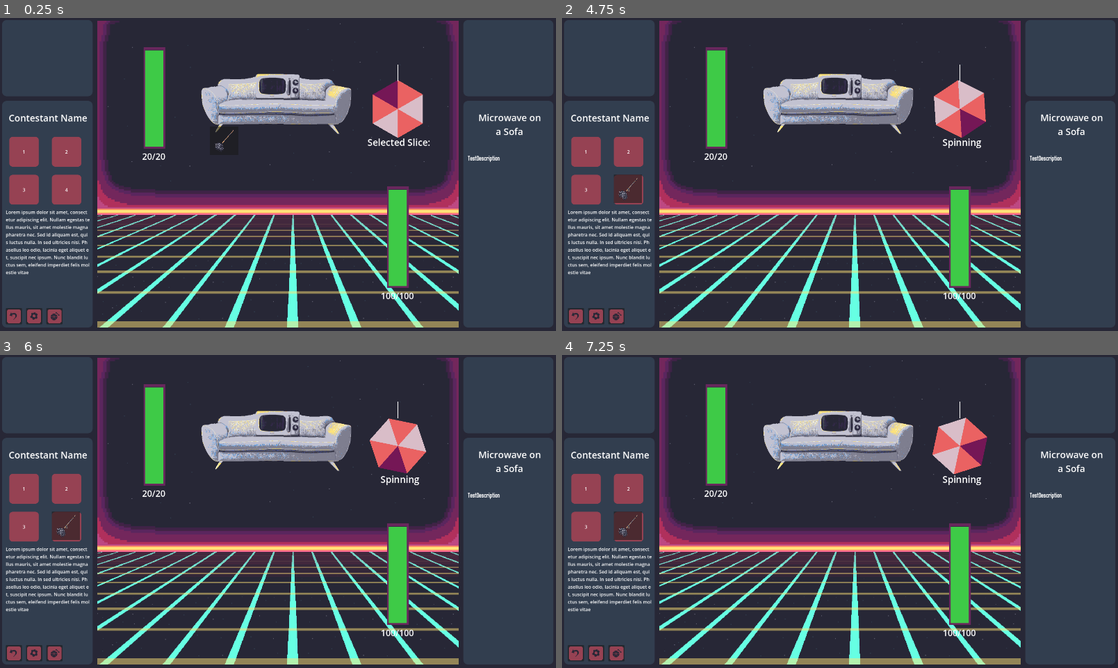
Above: before the commit, frames 1-4 (two rows, left to right).
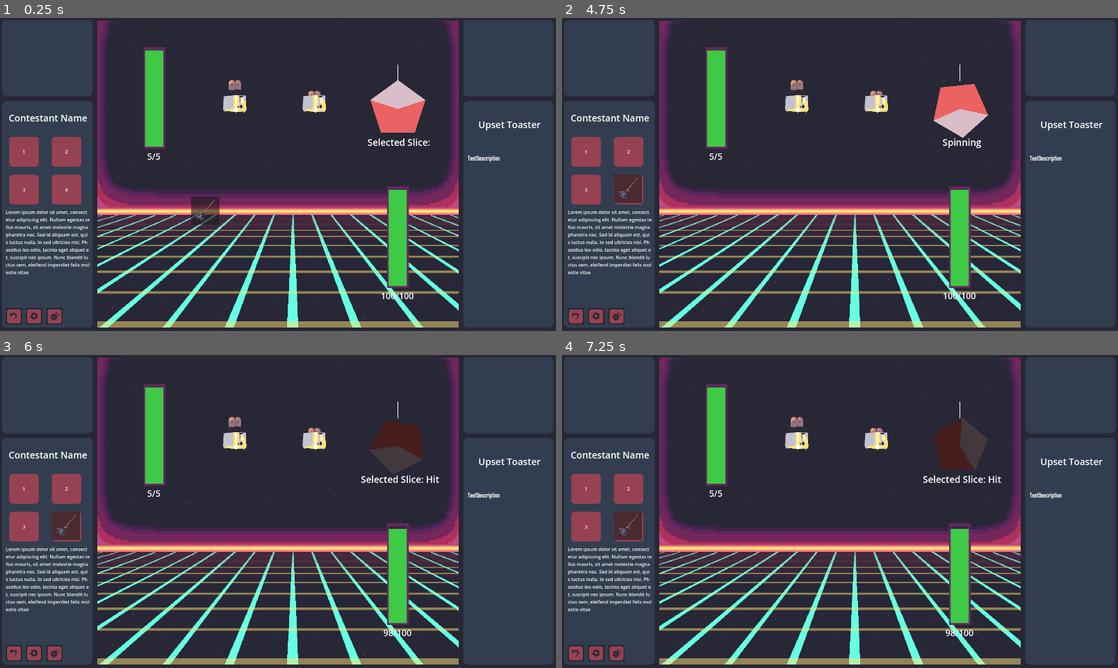
Above: after the commit, the same moments.

Repository: Dragos-F/spinner-autobattler
Game: Godot game, scene res://Scenes/MainScene.tscn
The game is run twice, just before and just after one commit, with the same random seed, the same clock (stepped at 60 frames per second) and the same inputs. This scene is started directly instead of the project's main scene. The engine's default icon, where the game draws it, is replaced by a stand-in: a white triangle on a blue panel in a dark square.
Inputs (mouse positions are in pixels of both pictures, inside the frame that each line leads up to):
- Up to frame 1 (0.25 s): no input
- Up to frame 2 (4.75 s): click (573, 315) at 0.5 s; click (595, 315) at 1.25 s; click (617, 315) at 2 s; click (628, 190) at 2.75 s; tap Enter at 3.5 s; drag from (962, 108) to (895, 105) at 3.52 s; tap Space at 4.25 s; drag from (962, 108) to (812, 237) at 4.27 s
- Up to frame 3 (6 s): move the mouse to (400, 445) at 5.02 s; hold D 5.03-5.75 s; tap G at 5.1 s; click (400, 445) at 5.17 s; drag from (400, 445) to (111, 464) at 5.77 s
- Up to frame 4 (7.25 s): drag from (962, 445) to (867, 511) at 6.52 s

The runs differ from the first frame. In frame 1, 5.1% of the frame differs, in the area x 25-98%, y 17-66%; in frame 2, 4.7%; in frame 3, 5.3%, in the area x 25-98%, y 17-90%; in frame 4, 5.3%.

Commit message:
new enemy+collection

Diff:
--- /dev/null
+++ b/Resources/Enemies/Upset_Toaster.tres
@@ -0,0 +1,16 @@
+[gd_resource type="Resource" script_class="Enemy" format=3 uid="uid://ct4wnvkfo6ggj"]
+
+[ext_resource type="Texture2D" uid="uid://boe1as4keb24w" path="res://VisualAssets/Enemies/ToasterUpset-Sheet.png" id="1_8ohul"]
+[ext_resource type="Script" uid="uid://bgfl1jrent3ce" path="res://Scripts/item_brain.gd" id="2_jpvy0"]
+[ext_resource type="Resource" uid="uid://0jkeqedr6v7y" path="res://Resources/Items/EnemyItems/Toaster_item.tres" id="3_jpvy0"]
+[ext_resource type="Script" uid="uid://d3x3oteco8a5u" path="res://Scripts/enemy_template.gd" id="4_ymv3f"]
+
+[resource]
+script = ExtResource("4_ymv3f")
+Name = "Upset Toaster"
+BaseHealth = 5
+Items = Array[ExtResource("2_jpvy0")]([ExtResource("3_jpvy0")])
+Description = "TestDescription"
+Catchphrase = "Cutting edge and red hot"
+Graphic = ExtResource("1_8ohul")
+metadata/_custom_type_script = "uid://d3x3oteco8a5u"
--- /dev/null
+++ b/Resources/EnemyCollections/stage1_standard.tres
@@ -0,0 +1,11 @@
+[gd_resource type="Resource" script_class="EnemyCollection" format=3 uid="uid://deh0c11rwg0p0"]
+
+[ext_resource type="Script" uid="uid://d3x3oteco8a5u" path="res://Scripts/enemy_template.gd" id="1_ns81c"]
+[ext_resource type="Script" uid="uid://crtclueovnj4u" path="res://enemy_collection.gd" id="2_gylii"]
+[ext_resource type="Resource" uid="uid://ct4wnvkfo6ggj" path="res://Resources/Enemies/Upset_Toaster.tres" id="2_vw01k"]
+
+[resource]
+script = ExtResource("2_gylii")
+CollectionName = "Stage1 Standard"
+Contents = Array[ExtResource("1_ns81c")]([ExtResource("2_vw01k")])
+metadata/_custom_type_script = "uid://crtclueovnj4u"
--- /dev/null
+++ b/Resources/Items/EnemyItems/Toaster_item.tres
@@ -0,0 +1,12 @@
+[gd_resource type="Resource" script_class="WheelItem" format=3 uid="uid://0jkeqedr6v7y"]
+
+[ext_resource type="Script" uid="uid://bgfl1jrent3ce" path="res://Scripts/item_brain.gd" id="1_uctwu"]
+[ext_resource type="Script" uid="uid://cy01mun5xvl48" path="res://Scripts/generic_slice.gd" id="2_yu62s"]
+[ext_resource type="Resource" uid="uid://duwcyo1w1emwl" path="res://Resources/Slices/Stumble.tres" id="3_bqdsq"]
+[ext_resource type="Resource" uid="uid://brede0qqo48qf" path="res://Resources/Slices/Hit.tres" id="4_rv6x8"]
+
+[resource]
+script = ExtResource("1_uctwu")
+cooldown = 5.0
+stats = Array[ExtResource("2_yu62s")]([ExtResource("4_rv6x8"), ExtResource("4_rv6x8"), ExtResource("4_rv6x8"), ExtResource("3_bqdsq"), ExtResource("3_bqdsq")])
+metadata/_custom_type_script = "uid://bgfl1jrent3ce"
--- a/Scenes/MainScene.tscn
+++ b/Scenes/MainScene.tscn
@@ -7,6 +7,7 @@
 [ext_resource type="Script" uid="uid://df1pnvhe64lch" path="res://Scripts/item_slot.gd" id="3_hx8n4"]
 [ext_resource type="Texture2D" uid="uid://dhw32ateyd5gf" path="res://VisualAssets/Button_return.png" id="3_q68mp"]
 [ext_resource type="Texture2D" uid="uid://da13mmeakbrei" path="res://VisualAssets/Button_Settings.png" id="4_f140w"]
+[ext_resource type="Resource" uid="uid://deh0c11rwg0p0" path="res://Resources/EnemyCollections/stage1_standard.tres" id="4_i0j58"]
 [ext_resource type="Texture2D" uid="uid://bnqac3dw0lqua" path="res://VisualAssets/Button_Spinners.png" id="5_0iob3"]
 [ext_resource type="Script" uid="uid://1qjdfkp2kes2" path="res://combat_manager.gd" id="5_enc0b"]
 [ext_resource type="Texture2D" uid="uid://5j4kojdswfcv" path="res://icon.svg" id="7_xb4mg"]
@@ -14,7 +15,6 @@
 [ext_resource type="Shader" uid="uid://clnufak16mqyj" path="res://VisualAssets/CRTTest3.gdshader" id="9_0iob3"]
 [ext_resource type="Script" uid="uid://beya8h2388uo2" path="res://Scripts/game_manager.gd" id="10_4b75m"]
 [ext_resource type="Script" uid="uid://crtclueovnj4u" path="res://enemy_collection.gd" id="12_xb4mg"]
-[ext_resource type="Resource" uid="uid://bjy2m67jaj3j8" path="res://Resources/EnemyCollections/all_enemies.tres" id="13_6t1o7"]
 [ext_resource type="PackedScene" uid="uid://b3gjfmq7e55vk" path="res://Scenes/full_wheel_bundle.tscn" id="15_xc4hf"]
 [ext_resource type="PackedScene" uid="uid://dvm8eqmaaxrye" path="res://Scenes/draggable_item.tscn" id="16_6rnll"]
 [ext_resource type="Script" uid="uid://ffjh8wls7qxv" path="res://Scripts/hp_entity.gd" id="18_i0j58"]
@@ -131,7 +131,7 @@
 EnemyTitleText = NodePath("../UIParent/EnemyDescription/VBoxContainer/Control/Label")
 EnemyDescriptionText = NodePath("../UIParent/EnemyDescription/VBoxContainer/Control2/Label")
 EnemyHPSystem = NodePath("../EnemyWheelBundle/EnemyHealthDisplay")
-EnemyCollections = Array[ExtResource("12_xb4mg")]([ExtResource("13_6t1o7")])
+EnemyCollections = Array[ExtResource("12_xb4mg")]([ExtResource("4_i0j58")])
 EnemyCollectionBounds = Array[Vector2]([Vector2(0, 10)])
 PrimaryEnemyWheel = NodePath("../EnemyWheelBundle/SpinControl/Wheel")
 PrimaryEnemySpinner = NodePath("../EnemyWheelBundle/SpinControl")
@@ -434,14 +434,17 @@
 mouse_filter = 1
 
 [node name="Draggable" parent="." unique_id=1814434899 node_paths=PackedStringArray("anchor_pos") instance=ExtResource("16_6rnll")]
-offset_left = 703.0
-offset_top = -450.0
-offset_right = 1351.0
-offset_bottom = 198.0
+offset_left = 526.0
+offset_top = 204.0
+offset_right = 1174.0
+offset_bottom = 852.0
 anchor_pos = NodePath("../UIParent/ContestantUI/Control/VBoxContainer/Items/PanelContainer4")
 
 [node name="EnemyWheelBundle" parent="." unique_id=1603726747 instance=ExtResource("15_xc4hf")]
 position = Vector2(414, -226)
+
+[node name="SpinControl" parent="EnemyWheelBundle" index="0" unique_id=931065810]
+TimeCoefficient = 0.3
 
 [node name="EnemyHealthDisplay" type="Node2D" parent="EnemyWheelBundle" unique_id=1657434431 node_paths=PackedStringArray("animator", "healthtext", "CharacterVisualAnimr")]
 position = Vector2(-841, 136)
@@ -554,19 +557,28 @@
 [node name="PlayerWheel1" parent="PlayerWheels" unique_id=1694628658 instance=ExtResource("15_xc4hf")]
 position = Vector2(-265, -22)
 
-[node name="Wheel" parent="PlayerWheels/PlayerWheel1/SpinControl" parent_id_path=PackedInt32Array(1694628658, 931065810) index="0" unique_id=808226493]
+[node name="SpinControl" parent="PlayerWheels/PlayerWheel1" index="0" unique_id=931065810]
+TimeCoefficient = 0.3
+
+[node name="Wheel" parent="PlayerWheels/PlayerWheel1/SpinControl" index="0" unique_id=808226493]
 item = null
 
 [node name="PlayerWheel2" parent="PlayerWheels" unique_id=1953585299 instance=ExtResource("15_xc4hf")]
 position = Vector2(-41, -139)
 
-[node name="Wheel" parent="PlayerWheels/PlayerWheel2/SpinControl" parent_id_path=PackedInt32Array(1953585299, 931065810) index="0" unique_id=808226493]
+[node name="SpinControl" parent="PlayerWheels/PlayerWheel2" index="0" unique_id=931065810]
+TimeCoefficient = 0.3
+
+[node name="Wheel" parent="PlayerWheels/PlayerWheel2/SpinControl" index="0" unique_id=808226493]
 item = null
 
 [node name="PlayerWheel3" parent="PlayerWheels" unique_id=2039030054 instance=ExtResource("15_xc4hf")]
 position = Vector2(237, -52)
 
-[node name="Wheel" parent="PlayerWheels/PlayerWheel3/SpinControl" parent_id_path=PackedInt32Array(2039030054, 931065810) index="0" unique_id=808226493]
+[node name="SpinControl" parent="PlayerWheels/PlayerWheel3" index="0" unique_id=931065810]
+TimeCoefficient = 0.3
+
+[node name="Wheel" parent="PlayerWheels/PlayerWheel3/SpinControl" index="0" unique_id=808226493]
 item = null
 
 [connection signal="mouse_entered" from="UIParent/ContestantUI/Control/VBoxContainer/Items/PanelContainer" to="UIParent/ContestantUI/Control/VBoxContainer/Items/PanelContainer" method="_on_mouse_entered"]
--- a/Scripts/game_manager.gd
+++ b/Scripts/game_manager.gd
@@ -77,7 +77,7 @@
 func GameProgressProcedure():
 	print("progressing to next encounter")
 	StageNumber+=1
-	var collectionindex = 0
+	var collectionindex = 0 # Determine which set of enemies should be picked from next (Boss, new level etc.)
 	for er in EnemyCollectionBounds:
 		if StageNumber >= er.x and StageNumber <= er.y:
 			print("now using enemy collection "+ str(collectionindex))
--- a/Scripts/wheel_brain.gd
+++ b/Scripts/wheel_brain.gd
@@ -77,7 +77,7 @@
 	var originalColour = slicetodisable.color
 	slicetodisable.color = Color.DIM_GRAY
 	await get_tree().create_timer(duration).timeout
-	if slicetodisable.isDisabled:
+	if slicetodisable!=null:
 		slicetodisable.isDisabled = false
 		slicetodisable.color = originalColour
 
@@ -85,7 +85,7 @@
 	var slicetodisable = GeneratedSlices.pick_random()
 	slicetodisable.isDisabled = true
 	await get_tree().create_timer(duration).timeout
-	if slicetodisable.isDisabled:
+	if slicetodisable!=null:
 		slicetodisable.isDisabled = false
 
 func DisableRandomSlices(count,duration):
@@ -102,7 +102,7 @@
 	print("disabled ...")
 	print(slice)
 	await get_tree().create_timer(duration).timeout
-	if slice.isDisabled:
+	if slice!=null:
 		slice.isDisabled = false
 		slice.color = originalColour
 
--- a/combat_manager.gd
+++ b/combat_manager.gd
@@ -66,8 +66,11 @@
 func StunWheelInSet(wheelSet:Array[Spinner],count:int):
 	var activeWheelSet = []
 	for aw in wheelSet:
-		if aw.visible:
+		if aw.visible and aw.canBeStarted:
 			print("wheel is invisible, skipping")
-			activeWheelSet.append(aw)
+			#activeWheelSet.append(aw)
+	if len(activeWheelSet) == 0:
+		print("no available wheels")
+		return
 	var randomwheel = activeWheelSet.pick_random()
 	randomwheel.wheel.DisableRandomSlices(count,20)
